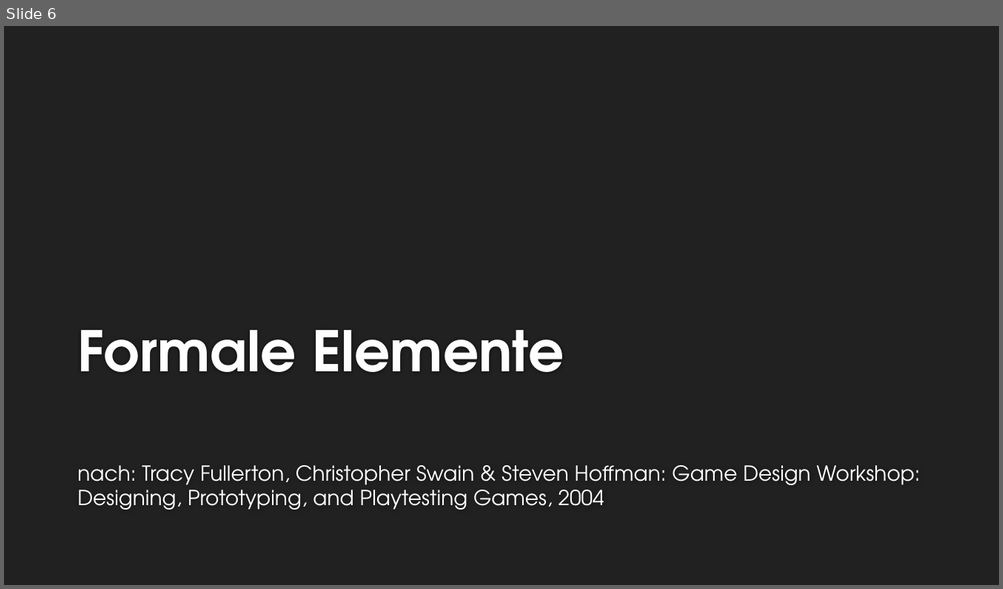
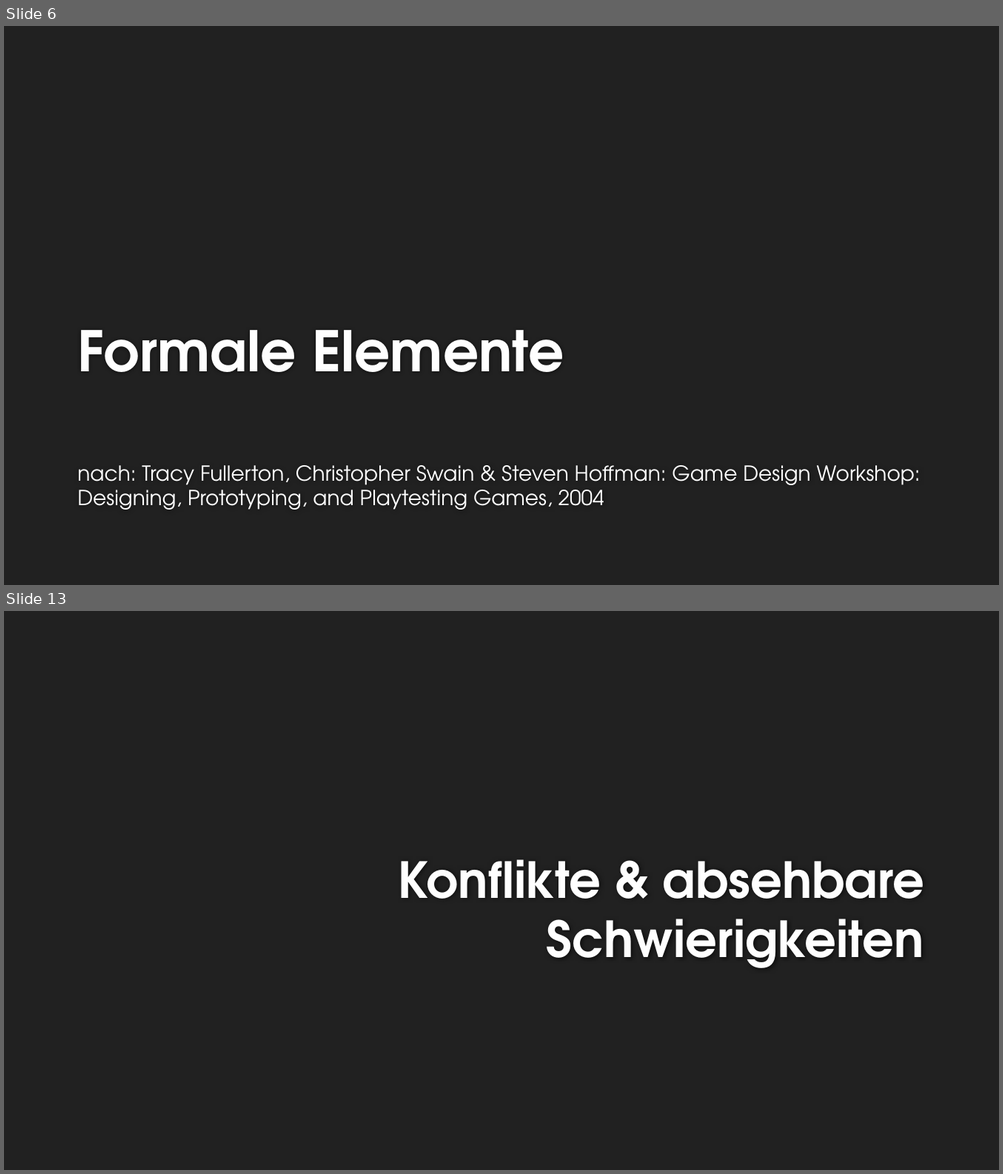
Before and after one commit to EmKaCe/DoctorWhy, a slide deck: Information/Präsentation.pptx. Shown one above the other, each under a label of ours: slide 6 before the commit, slides 6 and 13 after it; the slides between them are not shown. The pictures are 1003x589 and 1003x1174 pixels, drawn with LibreOffice and Linux fonts; fonts in the diff are those of the drawing; background and template pictures are left out. Boxes give left, top, right and bottom in pixels: in the first picture for what was removed or moved away, otherwise in the second. Text is boxed around its words. In the diff, an @@ line names an element or a change of style, - is before the commit and + after.

```diff
--- a/Information/Präsentation.pptx
+++ b/Information/Präsentation.pptx
@@ slide 13 added at <box>4,611,999,1170</box>, background #212121 @@
@@ title added at <box>398,860,925,968</box>, 48 pt, text #FEFEFE, bold @@
+Konflikte & absehbare Schwierigkeiten
```
Also in this commit, not shown: 8 other slides added.
